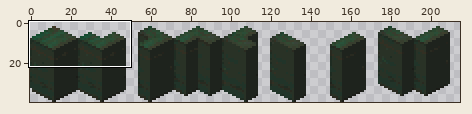
Sprite sheet: tex/dslimywalls.png. The picture above shows the old version from afar; the outline marks the close-up.
Close-up. Before:
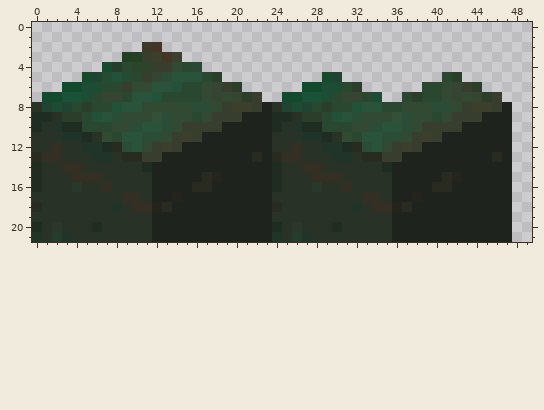
The file is 288x40 pixels. Colours within 5 levels of each other are drawn and written as one. Shown: x 0..49, y 0..21. The wide view leaves out empty margins. The commit also changed other parts of the picture, which this record leaves out.
Now the later version:
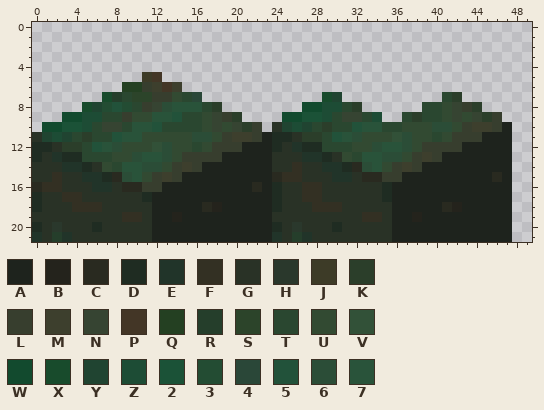
Palette (. is transparent): A #1e231d  B #24231c  C #292a20  D #1f2c22  E #213429  F #333023  G #293226  H #2a382c  J #3d3b27  K #2b3e2a  L #373e2e  M #3d3f2d  N #364432  P #433626  Q #244022  R #253e2b  S #2c442a  T #2a4730  U #324a32  V #325138  W #124a2e  X #184b2c  Y #204431  Z #1d4c35  2 #1b5237  3 #234c33  4 #2a4738  5 #22523a  6 #2b4d37  7 #29533a
From old to new:
@@ x 0..49 @@
  1 ..................................................
- 2 ...........JP.....................................
- 3 .........QQLMPM...................................
- 4 .......XRTSSLLUT4.................................
- 5 .....XY353TLN6777TK..........XY..........TK.......
- 6 ...WWZZTTLUU775TTUNLK......WWZZTK......TTUNLK.....
- 7 .WW22ZTNNT775TTTTUNUNKL..WW22ZTNNTZ..TKTTUNUNKL...
- 8 GYZYTKTT577UUUUU66ULMMLAGYZYTKTT577TTUUU66ULMMLA..
- 9 DDGKKT576UUUV6UUTULLLAAADDGKKT576UUUV6UUTULLLAAA..
-10 DGEDDTTTUU6776ULLLLAAAAADGEDDTTTUU6776ULLLLAAAAA..
-11 GGGEEDGUT7766ULMLAAAAAAAGGGEEDGUT7766ULMLAAAAAAA..
-12 GGFGGEEDC67ULMLAAAAAAAAAGGFGGEEDC67ULMLAAAAAAAAA..
-13 CFFGGGEEGCCLLAAAAAAAAACACFFGGGEEGCCLLAAAAAAAAACA..
-14 DGGFFGGGGGGDAAAAAAAAAAAADGGFFGGGGGGDAAAAAAAAAAAA..
-15 DGGGFFFGGGGGAAAAACBAAAAADGGGFFFGGGGGAAAAACBAAAAA..
-16 DGGGHGGFGGGGAAAACCAAAAAADGGGHGGFGGGGAAAACCAAAAAA..
-17 GGGGGGGGGFFGAABAAAAAAAAAGGGGGGGGGFFGAABAAAAAAAAA..
-18 CGGGGGGGEGFFBCAAAAAAAAAACGGGGGGGEGFFBCAAAAAAAAAA..
-19 GGGGGGGGGGGGAAAAAAAAAAAAGGGGGGGGGGGGAAAAAAAAAAAA..
+ 2 ..................................................
+ 3 ..................................................
+ 4 ..................................................
+ 5 ...........JP.....................................
+ 6 .........QQLMPM...................................
+ 7 .......XRTSSLLUT4............XY..........TK.......
+ 8 .....XY353TLN6777TK........WWZZTK......TTUNLK.....
+ 9 ...WWZZTTLUU775TTUNLK....WW22ZTNNTZ..TKTTUNUNKL...
+10 .WW22ZTNNT775TTTTUNUNKL.GYZYTKTT577TTUUU66ULMMLA..
+11 GYZYTKTT577UUUUU66ULMMLADDGKKT576UUUV6UUTULLLAAA..
+12 DDGKKT576UUUV6UUTULLLAAADGEDDTTTUU6776ULLLLAAAAA..
+13 DGEDDTTTUU6776ULLLLAAAAAGGGEEDGUT7766ULMLAAAAAAA..
+14 GGGEEDGUT7766ULMLAAAAAAAGGFGGEEDC67ULMLAAAAAAAAA..
+15 GGFGGEEDC67ULMLAAAAAAAAACFFGGGEEGCCLLAAAAAAAAACA..
+16 CFFGGGEEGCCLLAAAAAAAAACADGGFFGGGGGGDAAAAAAAAAAAA..
+17 DGGFFGGGGGGDAAAAAAAAAAAADGGFFGGGGGGDAAAAAAAAAAAA..
+18 DGGGFFFGGGGGAAAAACBAAAAADGGGFFFGGGGGAAAAACBAAAAA..
+19 GGGGGGGGGFFGAABAAAAAAAAAGGGGGGGGGFFGAABAAAAAAAAA..
 20 DGHGGGDGGGGGAAAAAAAAAAAADGHGGGDGGGGGAAAAAAAAAAAA..
Changed places in both close-ups, as pixel boxes (x1, y1, x2, y2):
changed: (32, 42, 512, 222)
